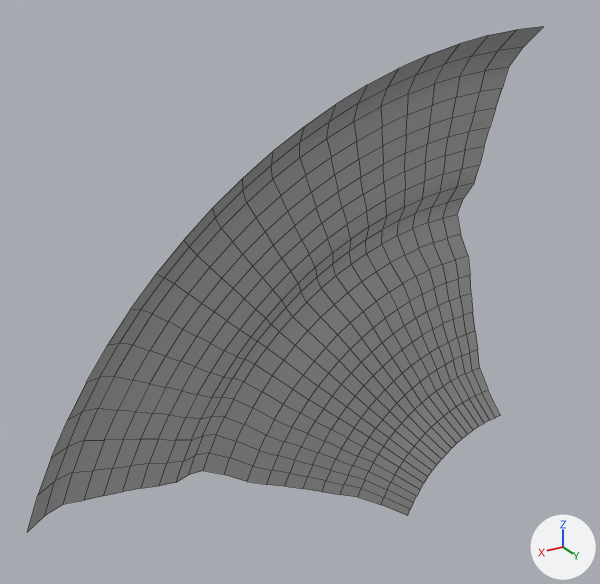
One commit to the FBX model Assets/Game/Art/FBX/river_elements/Sinistra_70_Gradi.fbx: the scene before it, then after it.
Camera for both pictures: a 50 mm camera at (22.9, 37.0, 16.5) aimed at (1.9, 2.0, -1.0). Lighting does not change. The marker at lower right points along +X, +Y and +Z. Mesh edges are drawn as thin lines.

The first picture shows 'Sinistra_70_Gradi.001'.
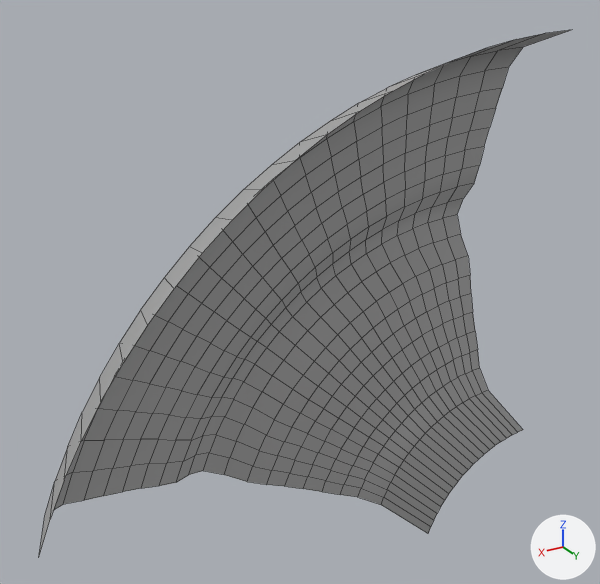
Boxes [x1, y1, x2, y2] around the edits, measured in the pictures (600 x 584 px; the box of a moved part takes in the faces that stretch with it):
'Sinistra_70_Gradi.001', reshaped: before [27, 26, 543, 532]; after [39, 30, 571, 555]
part 1 of me_mesh, moved or reshaped: before [27, 26, 543, 532]; after [39, 30, 571, 555]
part 2 of me_mesh, moved or reshaped: before [381, 391, 501, 516]; after [381, 391, 523, 533]

The edits, one by one:
me_mesh has 441 vertices, 400 faces and spans x 0.0..29.7, y 0.0..5.6, z -17.0..12.0.
me_mesh is used by ob_sinistra_70_gradi_001; location (-12.0, -1.57, 0.0).
me_mesh part 1: all 21 vertices in x 0.0..29.7, y 5.6, z -8.8..12.0 are moved by (0.0, 2.0, 0.0).
me_mesh part 2: all 21 vertices in x 0.0..7.2, y 5.6, z -17.0..-12.0 are moved by (0.0, 2.0, 0.0).
